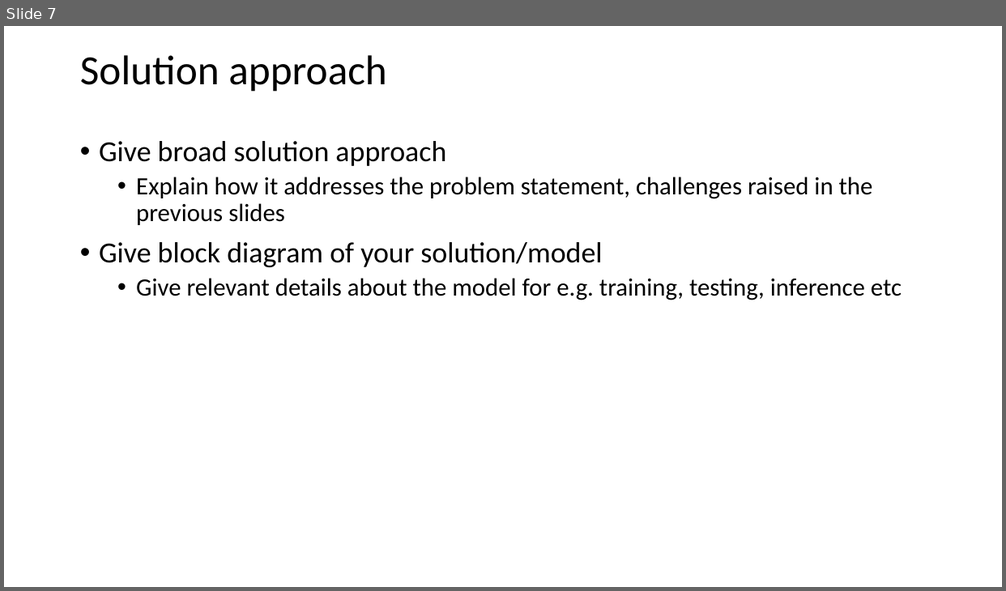
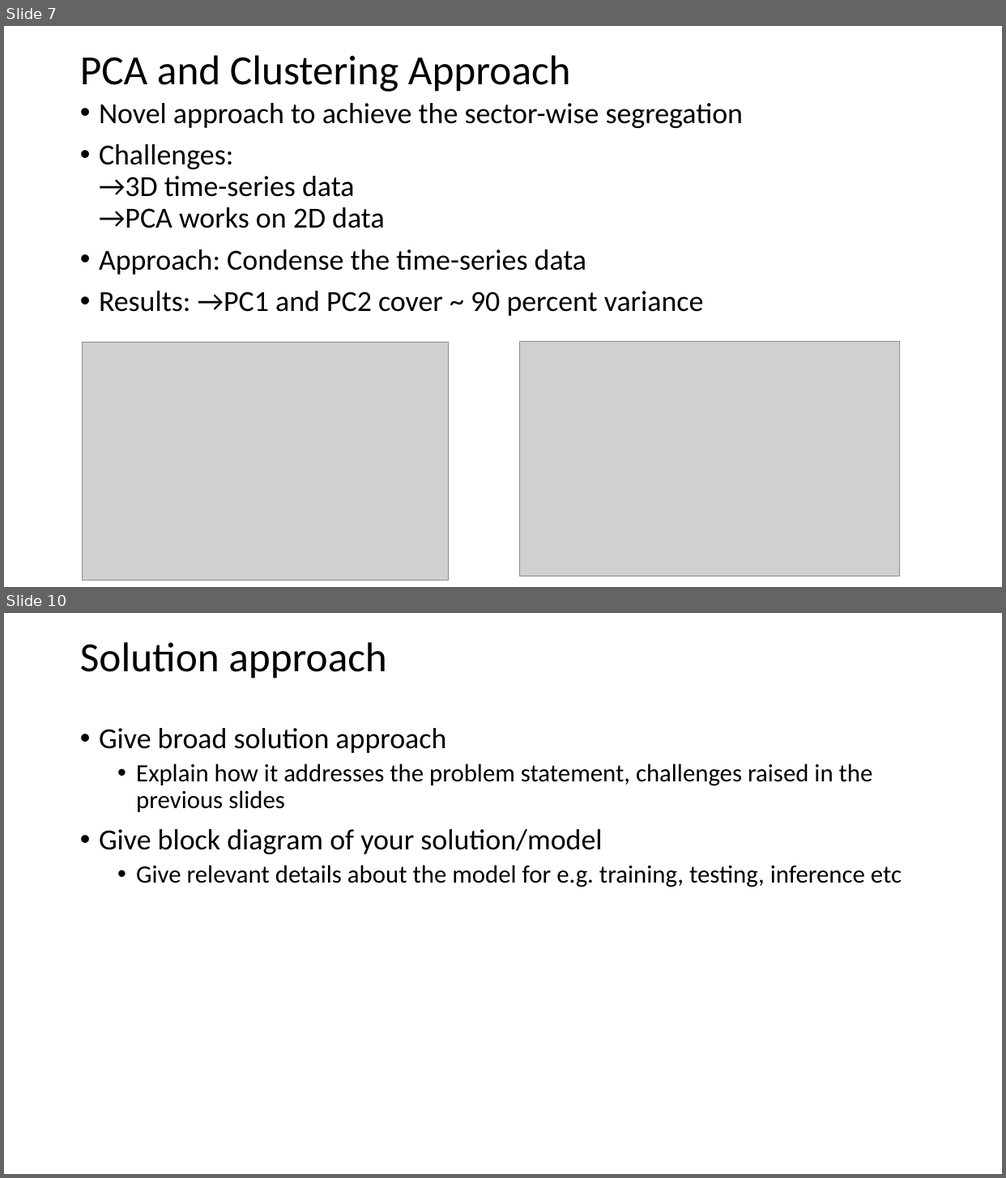
Before and after one commit to gowthamkuntumalla/ECE498_Final_Project, a slide deck: Docs/Final_Presentation_Template.pptx. Shown one above the other, each under a label of ours: slide 7 before the commit, slides 7 and 10 after it; the slides between them are not shown. The pictures are 1006x591 and 1006x1178 pixels, drawn with LibreOffice and Linux fonts; fonts in the diff are those of the drawing; grey boxes stand for pictures. Boxes give left, top, right and bottom in pixels: in the first picture for what was removed or moved away, otherwise in the second. Text is boxed around its words. In the diff, an @@ line names an element or a change of style, - is before the commit and + after.

```diff
--- a/Docs/Final_Presentation_Template.pptx
+++ b/Docs/Final_Presentation_Template.pptx
@@ slide 7 added at (4,26,1002,587), background #FFFFFF @@
@@ title added at (80,55,571,92), 40 pt, text #000000 @@
+PCA and Clustering Approach
@@ text added at (99,103,744,316), 28 pt, text #000000 @@
+• Novel approach to achieve the sector-wise segregation
+• Challenges:
+  →3D time-series data
+  →PCA works on 2D data
+• Approach: Condense the time-series data
+• Results: →PC1 and PC2 cover ~ 90 percent variance
@@ picture added at (82,342,449,581) @@
@@ picture added at (520,342,900,576) @@
@@ what was slide 7 is now slide 10 @@
```
Also in this commit, not shown: 3 slides changed, 2 other slides added, 1 other file.
